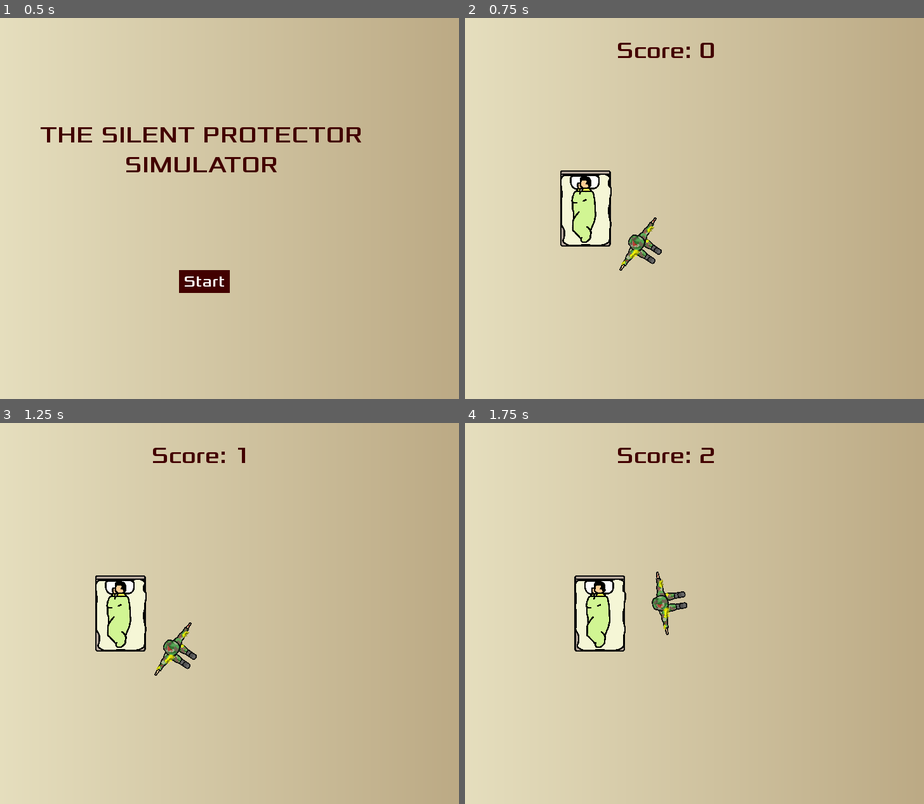
Above: before the commit, frames 1-4 (two rows, left to right).
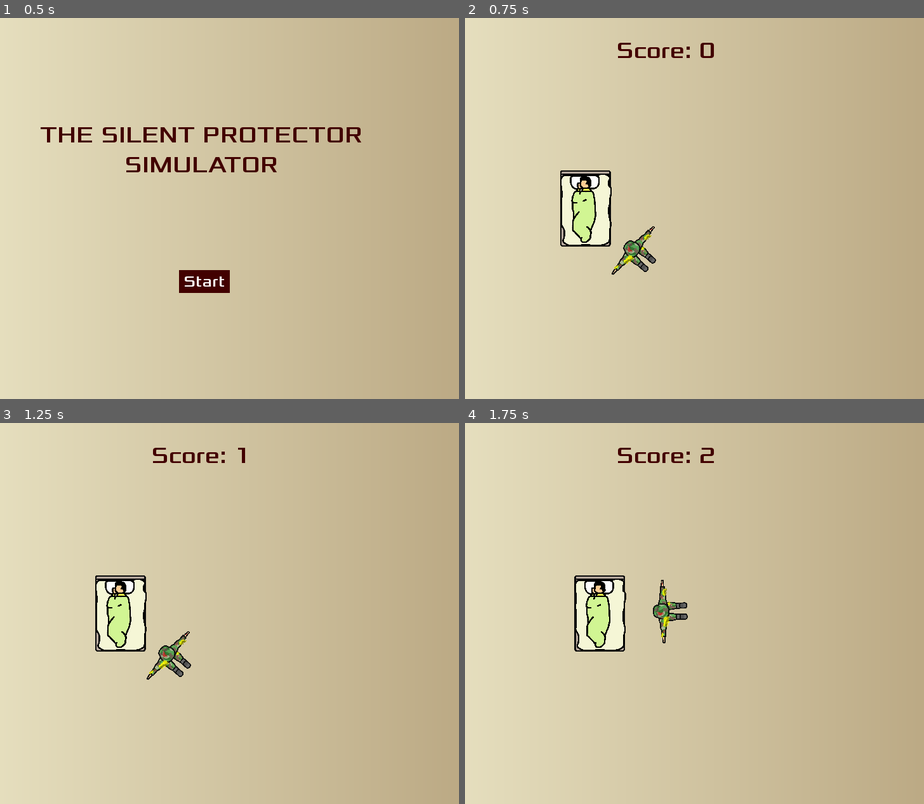
Above: after the commit, the same moments.

Repository: honoriocassiano/the-silent-protector-simulator
Game: Godot game, scene res://Main.tscn
The game is run twice, just before and just after one commit, with the same random seed, the same clock (stepped at 60 frames per second) and the same inputs.
Inputs (mouse positions are in pixels of both pictures, inside the frame that each line leads up to):
- Up to frame 1 (0.5 s): no input
- Up to frame 2 (0.75 s): click "Start" at 0.5 s
- Up to frame 3 (1.25 s): no input
- Up to frame 4 (1.75 s): move the mouse to (781, 594) at 1.27 s; hold Right (move_right) from 1.28 s (still down)

Frame 1 is identical in both runs. In frame 2, 0.6% of the frame differs, in the area x 31-43%, y 52-68%; in frame 3, 0.6%; in frame 4, 0.6%.

Commit message:
Add a sensible hardcoded cap to movement
If movement is too little, do not move. This is to prevent future distance-based animation to trigger when the soldier is stationary.

Diff:
--- a/Soldier.gd
+++ b/Soldier.gd
@@ -3,6 +3,9 @@
 #var bedPosition = Vector2()
 
 export var speed = 7.5
+
+var current_frame = 0
+var distance_travelled_with_current_frame = 0
 
 
 # Called when the node enters the scene tree for the first time.
@@ -40,20 +43,21 @@
 		var target_x = cosine * radius + bed_position.x
 		var target_y = sine * radius + bed_position.y
 
-		# calculate if soldier should move clockwise or counterclockwise
-		var orientation = (bed_position.y - position.y) * (target_x - bed_position.x) \
-				- (target_y - bed_position.y) * (bed_position.x - position.x)
+		# move if and only if mouse is sufficiently further away
+		if position.distance_to(Vector2(target_x, target_y)) >= 1:
+			# calculate if soldier should move clockwise or counterclockwise
+			var orientation = (bed_position.y - position.y) * (target_x - bed_position.x) \
+					- (target_y - bed_position.y) * (bed_position.x - position.x)
 
-		if orientation > 0:  # if clockwise
-			angle_to_bed += speed * delta
-		else:  # if counterclockwise or colinear
-			angle_to_bed -= speed * delta
+			if orientation > 0:  # if clockwise
+				angle_to_bed += speed * delta
+			else:  # if counterclockwise or colinear
+				angle_to_bed -= speed * delta
 
+			var new_vector = Vector2(cos(angle_to_bed), sin(angle_to_bed)) * radius
 
-		var new_vector = Vector2(cos(angle_to_bed), sin(angle_to_bed)) * radius
-
-		# perform the movement
-		position = bed_position + new_vector
+			# perform the movement
+			position = bed_position + new_vector
 
 		# always face towards bed
 		rotation = -atan2(position.x - bed_position.x, position.y - bed_position.y)
